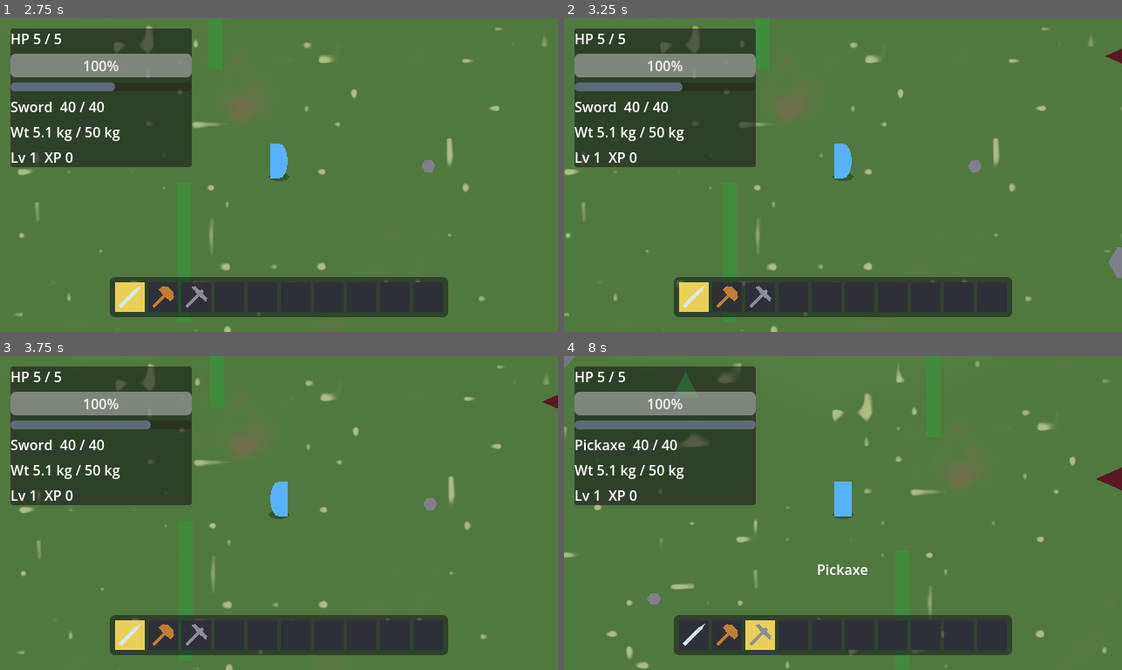
Above: before the commit, frames 1-4 (two rows, left to right).
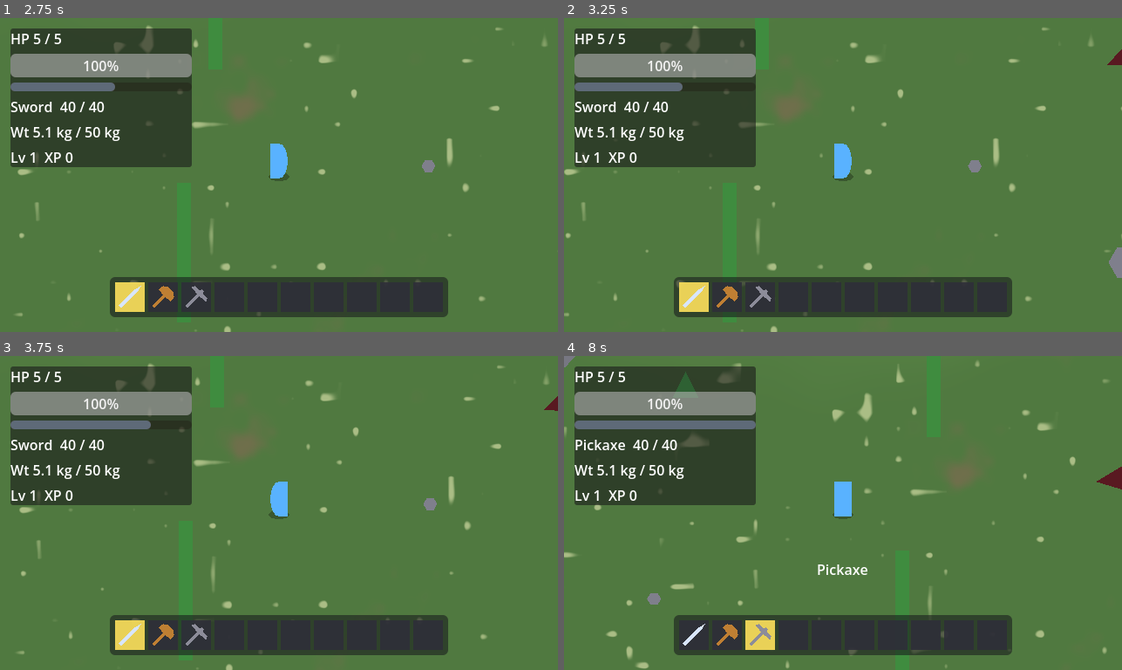
Above: after the commit, the same moments.

Repository: edgarsdzgz/kenslash
Game: Godot game, scene res://world/streaming_world.tscn
Two runs of this game, one before a commit and one after it. Both use one fixed random seed, a clock stepped at 60 frames per second and the inputs below.
Inputs (mouse positions are in pixels of both pictures, inside the frame that each line leads up to):
- Up to frame 1 (2.75 s): tap Enter at 0.5 s; move the mouse to (401, 159) at 0.52 s; hold D (move_right) 0.53-1.25 s; click (401, 159) at 0.6 s; drag from (167, 190) to (373, 52) at 1.27 s; tap Space (dodge) at 2 s; move the mouse to (334, 105) at 2.02 s; hold D (move_right) from 2.03 s (still down); hold Shift (sprint) from 2.03 s (still down)
- Up to frame 2 (3.25 s): release D (move_right) at 2.75 s; release Shift (sprint) at 2.75 s; drag from (815, 237) to (742, 303) at 2.77 s
- Up to frame 3 (3.75 s): tap Enter at 3.5 s; move the mouse to (446, 560) at 3.52 s; hold A (move_left) from 3.53 s (still down); tap G (toggle_hotbar_unlock) at 3.6 s
- Up to frame 4 (8 s): release A (move_left) at 4.25 s; drag from (675, 465) to (854, 513) at 4.27 s; tap Space (dodge) at 5 s; move the mouse to (870, 513) at 5.02 s; hold S (move_down) 5.03-5.75 s; tap 1 (tool_1) at 5.1 s; click (870, 513) at 5.17 s; drag from (759, 434) to (731, 528) at 5.77 s; tap Enter at 6.5 s; move the mouse to (965, 497) at 6.52 s; hold W (move_up) 6.53-7.25 s; tap 3 (tool_3) at 6.6 s; drag from (731, 528) to (815, 575) at 7.27 s

Frame 1 is identical in both runs. In frame 2, less than 0.1% of the frame differs, in the area x 97-100%, y 9-15%; in frame 3, less than 0.1%; in frame 4, less than 0.1%.

Commit message:
feat(enemy): Charger arrow-triangle points along facing (up/down/left/right)
The Charger is an arrow-triangle but the shared four-facing Avatar swapped it to
a plain rectangle when facing up/down. Add an overridable _update_avatar() seam on
Enemy (default = the Avatar four-facing look), and override it in Charger to rotate
the Body Polygon2D ALONG facing instead -- so the arrow visibly aims where it tracks
and points straight down its dash line mid-CHARGE (_facing is the locked bearing).
Rotates the visual only; CollisionShape/Hurtbox/AttackHitbox untouched; scale.x
stays 1 (rotation, not mirror); deterministic (facing.angle(), no Time/RNG).

Suite 368 -> 369 PASS / 0 FAIL (+1 facing leg across up/down/left/right).

Diff:
--- a/enemy/charger.gd
+++ b/enemy/charger.gd
@@ -126,6 +126,20 @@
 	return super._sense_facing(to_target, dist)
 
 
+## Base _update_avatar() seam: the Charger is an ARROW-triangle, so point the Body ALONG its facing
+## (up/down/left/right) rather than the base shape-swap that turns the arrow into a plain rectangle when
+## facing up/down. It now visibly AIMS where it tracks and where it will DASH (mid-CHARGE _facing is the
+## locked dash bearing, so the arrow points straight down the charge line). Rotates the Body Polygon2D
+## ONLY (a visual) -- the CollisionShape / Hurtbox / AttackHitbox are untouched. scale.x stays 1 (a
+## rotation, not a mirror); the triangle polygon is kept as authored; the down-face is never shown (an
+## arrow has no face). Deterministic: facing.angle() is pure (no Time/RNG).
+func _update_avatar(facing: Vector2, _side: int) -> void:
+	if _body == null:
+		return
+	_body.scale.x = 1.0
+	_body.rotation = facing.angle()
+
+
 ## TRACK -> WINDUP: STOP, lock the dash line toward the player's CURRENT position (design-enemies.md:
 ## the dash commits to THIS bearing and never re-homes), aim the (still COLD) hitbox down it, and fire
 ## the readable wind-up flash. The state timer -- not the awaited tween -- drives the commit, so the
--- a/enemy/enemy.gd
+++ b/enemy/enemy.gd
@@ -171,7 +171,9 @@
 		_side_facing = -1
 	# Four-facing look: horizontal keeps the D-shape flipped by _side_facing (unchanged); pure
 	# up/down swaps in the rectangle body (and, facing DOWN, shows the face) -- see avatar.gd.
-	_avatar.update(_facing, _side_facing)
+	# Routed through _update_avatar() so a subclass with a DIRECTIONAL silhouette (the Charger's
+	# arrow) can point its body along facing instead of the default shape-swap.
+	_update_avatar(_facing, _side_facing)
 	return {"act": true, "dist": dist}
 
 
@@ -183,6 +185,14 @@
 	if dist > 0.001:
 		return to_target / dist
 	return _facing
+
+
+## Drive the four-facing look for this frame. Default: the shared Avatar (D-shape flipped horizontal,
+## rectangle vertical, face when DOWN). Overridable so a subclass with a DIRECTIONAL silhouette can
+## diverge -- the Charger, an arrow-triangle, points its Body ALONG facing (up/down/left/right) instead
+## of swapping to the generic rectangle when vertical.
+func _update_avatar(facing: Vector2, side: int) -> void:
+	_avatar.update(facing, side)
 
 
 ## Hook _sense() calls on the frame the target goes null, before _apply_motion. Default: no-op. A
--- a/tests/test_charger.gd
+++ b/tests/test_charger.gd
@@ -14,6 +14,8 @@
 ##      is LIVE and (on a simulated contact) deals its big damage + knockback.
 ##   d. RECOVER: after the dash it is vulnerable (COLD hitbox, no attack, takes a hit) for the recover
 ##      window, then returns to TRACK.
+##   e. FACING: the arrow-triangle Body points ALONG its facing (up/down/left/right), not swapped to a
+##      rectangle when vertical.
 ## Registered in tests/smoke_slash.gd after the Swordsman module.
 
 const CHARGER_SCENE_PATH: String = "res://enemy/charger.tscn"
@@ -33,6 +35,38 @@
 	await _windup_telegraphed_and_locked(ctx, charger_scene, player_scene)
 	await _charge_overshoots_and_hits(ctx, charger_scene, player_scene)
 	await _recover_then_track(ctx, charger_scene, player_scene)
+	await _arrow_points_along_facing(ctx, charger_scene, player_scene)
+
+
+## e. FACING: the arrow-triangle Body points ALONG its facing -- up when facing up, down when facing
+## down, and left/right -- instead of the base swap-to-rectangle. With a target on each axis beyond
+## charge_range (so it stays in TRACK), asserts _body.rotation == facing.angle() and scale.x stays 1.
+func _arrow_points_along_facing(ctx: TestContext, charger_scene: PackedScene, player_scene: PackedScene) -> void:
+	var charger: Charger = _spawn_charger(ctx, charger_scene, Vector2(62000, 62000))
+	var target: Node2D = _spawn_player(ctx, player_scene, Vector2(62300, 62000))
+	charger._target = target
+	await ctx.tree.physics_frame  # warm-up frame: let the charger notice the target before measuring facing
+	var ok: bool = true
+	var detail: String = ""
+	var probes: Array = [
+		["up", Vector2(0, -300), -PI / 2.0],
+		["down", Vector2(0, 300), PI / 2.0],
+		["right", Vector2(300, 0), 0.0],
+		["left", Vector2(-300, 0), PI],
+	]
+	for probe in probes:
+		target.global_position = charger.global_position + (probe[1] as Vector2)
+		await ctx.tree.physics_frame
+		var rot: float = charger._body.rotation
+		if absf(angle_difference(rot, probe[2] as float)) > 0.01 or not is_equal_approx(charger._body.scale.x, 1.0):
+			ok = false
+			detail += " " + str(probe[0]) + "(rot=" + str(rot) + " want=" + str(probe[2]) + " sx=" + str(charger._body.scale.x) + ")"
+	ctx.check(ok,
+		"arrow Body points ALONG facing up/down/left/right (scale.x 1, not swapped to a rectangle)",
+		"charger arrow did not point along facing:" + detail)
+	charger.queue_free()
+	target.queue_free()
+	await ctx.settle_idle()
 
 
 ## a. TRACK: with a target just beyond charge_range it walks in SLOWLY (closing the gap) and, once inside
